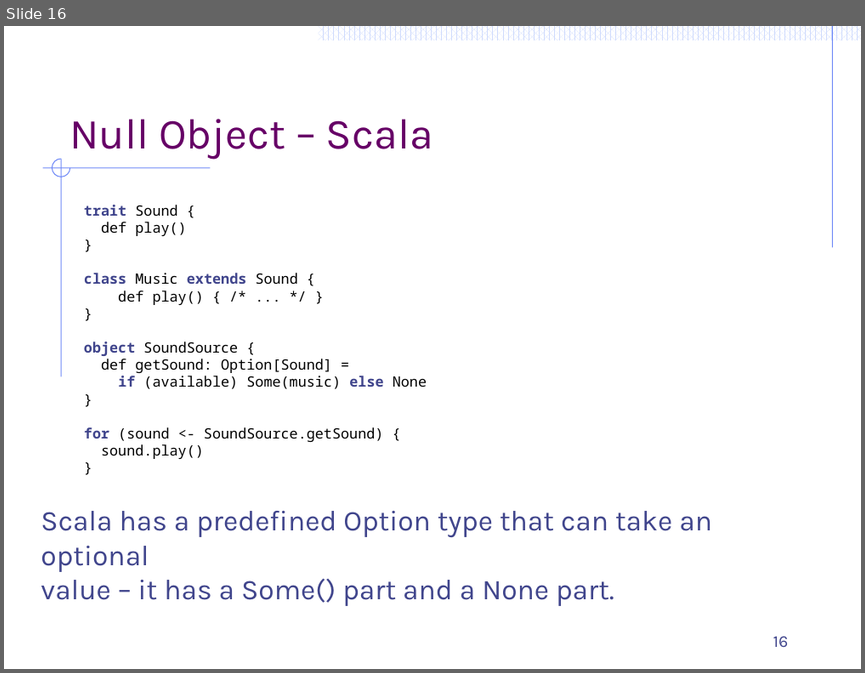
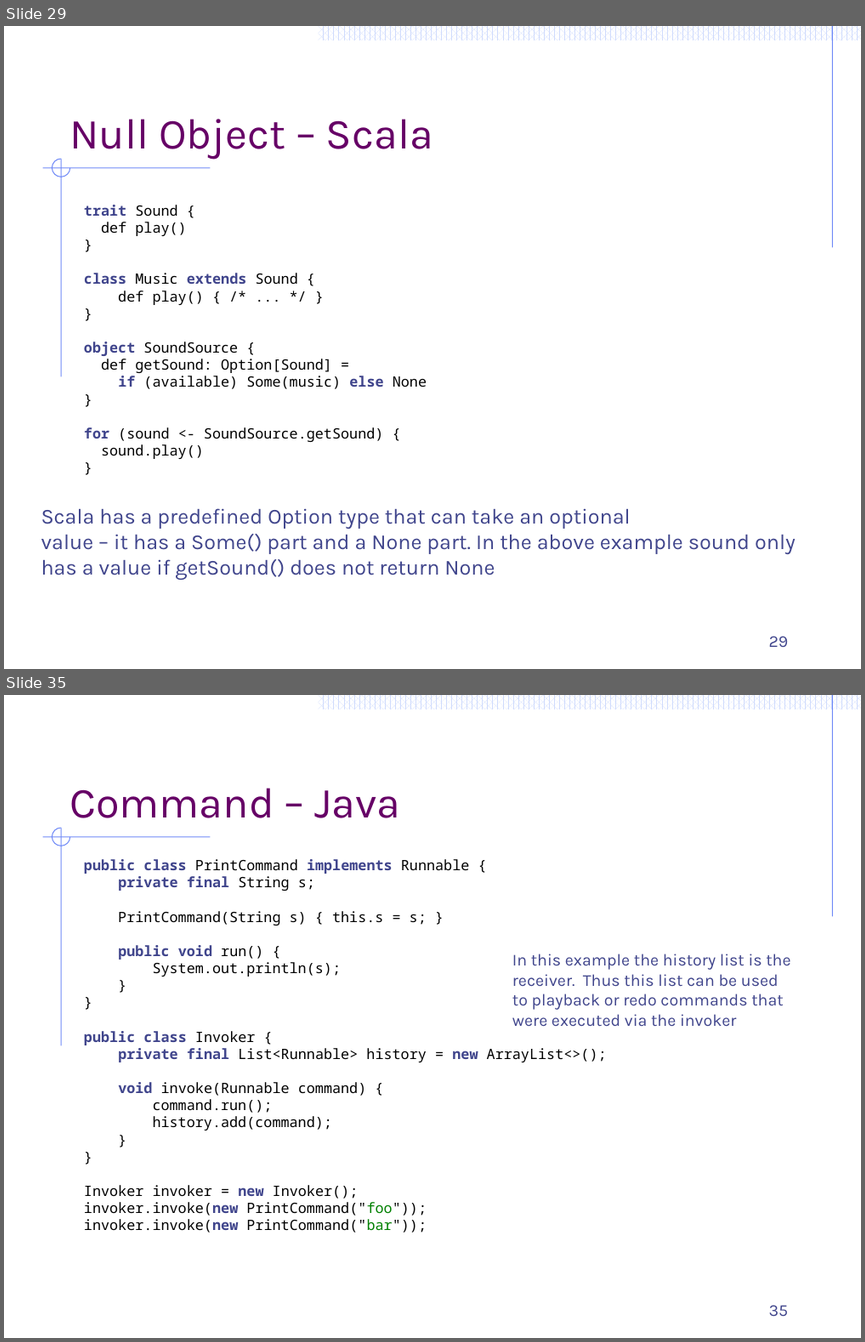
Before and after one commit to ArchitectingSoftware/CS575-SoftwareDesign, a slide deck: Lectures/M7-FunctionalDesignPatterns.pptx. Shown one above the other, each under a label of ours: slide 16 before the commit, slides 29 and 35 after it; the slides between them are not shown. The pictures are 865x673 and 865x1342 pixels, drawn with LibreOffice and Linux fonts; fonts in the diff are those of the drawing. Boxes give left, top, right and bottom in pixels: in the first picture for what was removed or moved away, otherwise in the second. Text is boxed around its words. In the diff, an @@ line names an element or a change of style, - is before the commit and + after.

```diff
--- a/Lectures/M7-FunctionalDesignPatterns.pptx
+++ b/Lectures/M7-FunctionalDesignPatterns.pptx
@@ slide 35 added at (x1=4, y1=695, x2=861, y2=1338), background #FFFFFF; not listed: 56 template elements that a slide beside it also shows @@
@@ title added at (x1=69, y1=788, x2=401, y2=818), 36 pt, text #660066 @@
+Command – Java
@@ text added at (x1=84, y1=859, x2=607, y2=1232), 12 pt, text #000000 @@
+public class PrintCommand implements Runnable {
+private final String s;
+PrintCommand(String s) { this.s = s; }
+public void run() {
+System.out.println(s);
+}
+}
+public class Invoker {
+private final List<Runnable> history = new ArrayList<>();
+void invoke(Runnable command) {
+command.run();
+history.add(command);
+}
+}
+Invoker invoker = new Invoker();
+invoker.invoke(new PrintCommand("foo"));
+invoker.invoke(new PrintCommand("bar"));
@@ text added at (x1=512, y1=953, x2=790, y2=1026), 14 pt, text #40458C @@
+In this example the history list is the receiver. Thus this list can be used to playback or redo commands that were executed via the invoker
@@ page number added at (x1=769, y1=1304, x2=789, y2=1315), 14 pt, text #40458C @@
+35
@@ what was slide 16 is now slide 29 @@
@@ slide 29 changed as well @@
@@ text at (x1=41, y1=508, x2=795, y2=579): text changed; size 24 to 18 pt @@
-Scala has a predefined Option type that can take an optional
-value – it has a Some() part and a None part.
+Scala has a predefined Option type that can take an optional
+value – it has a Some() part and a None part. In the above example sound only has a value if getSound() does not return None
@@ page number at (x1=769, y1=635, x2=789, y2=646): text changed @@
-16
+29
```
Also in this commit, not shown: 13 other slides changed, 26 other slides added, 25 slides removed, 3 other files.
